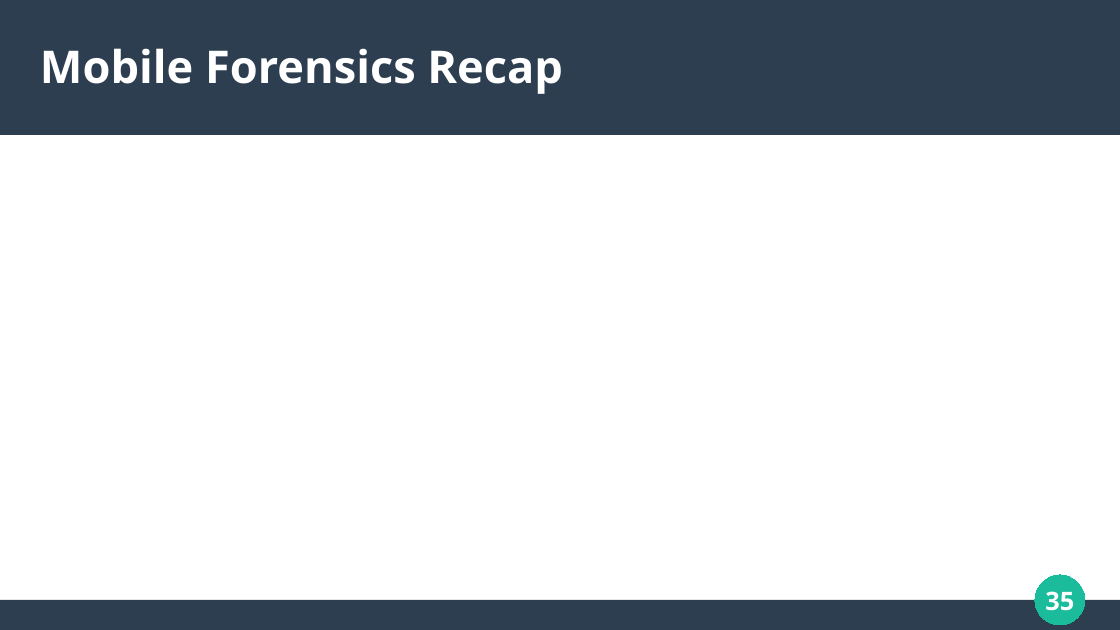
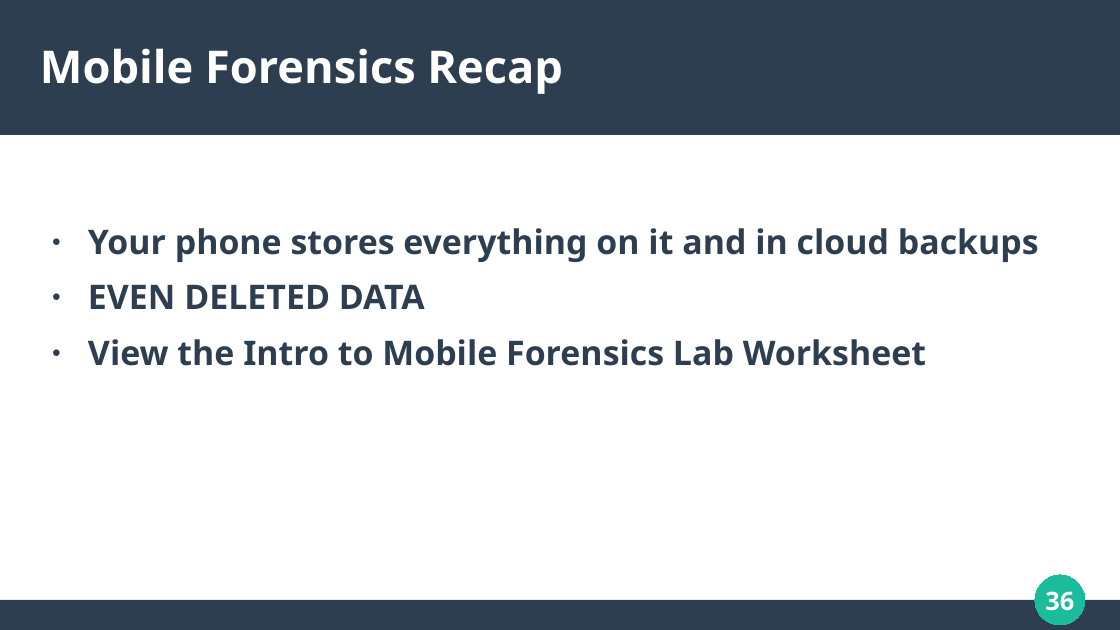
Before and after one commit to RealAsira/OwnYourOSINT, a slide deck: slide 36 of Own Your OSINT.odp (slide 35 before the commit). Drawn at 1120x630 pixels with LibreOffice and Linux fonts; fonts in the diff are those of the drawing. Boxes give left, top, right and bottom in pixels: in the first picture for what was removed or moved away, otherwise in the second. Text is boxed around its words. In the diff, an @@ line names an element or a change of style, - is before the commit and + after.

Commit message:
Slides: all remaining planned slides, SSL, mobile forensics, OSINT, etc

```diff
--- a/Own Your OSINT.odp
+++ b/Own Your OSINT.odp
@@ text added at <box>88,228,1039,366</box>, 24 pt, text #2C3E50, bold @@
+● Your phone stores everything on it and in cloud backups
+● EVEN DELETED DATA
+● View the Intro to Mobile Forensics Lab Worksheet
@@ page number at <box>1045,591,1074,611</box>: text changed @@
-35
+36
```
Also in this commit, not shown: 6 other slides changed, 2 slides added, 2 slides removed.
